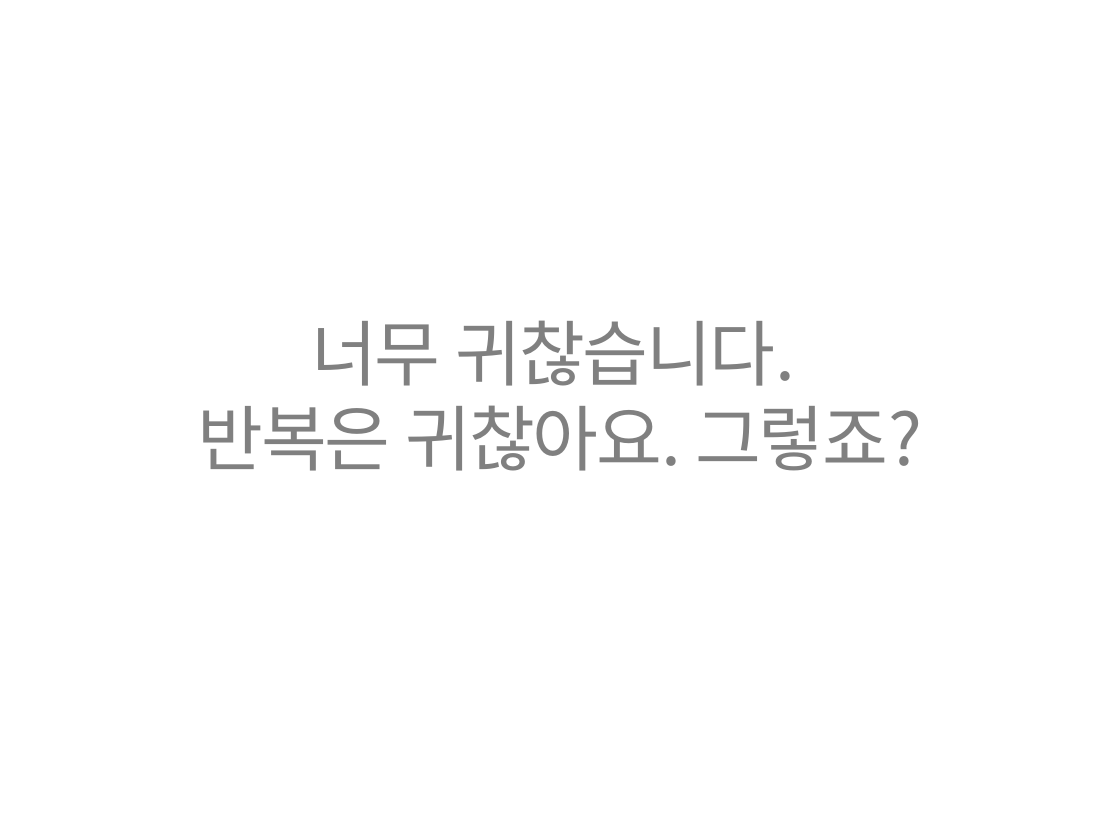
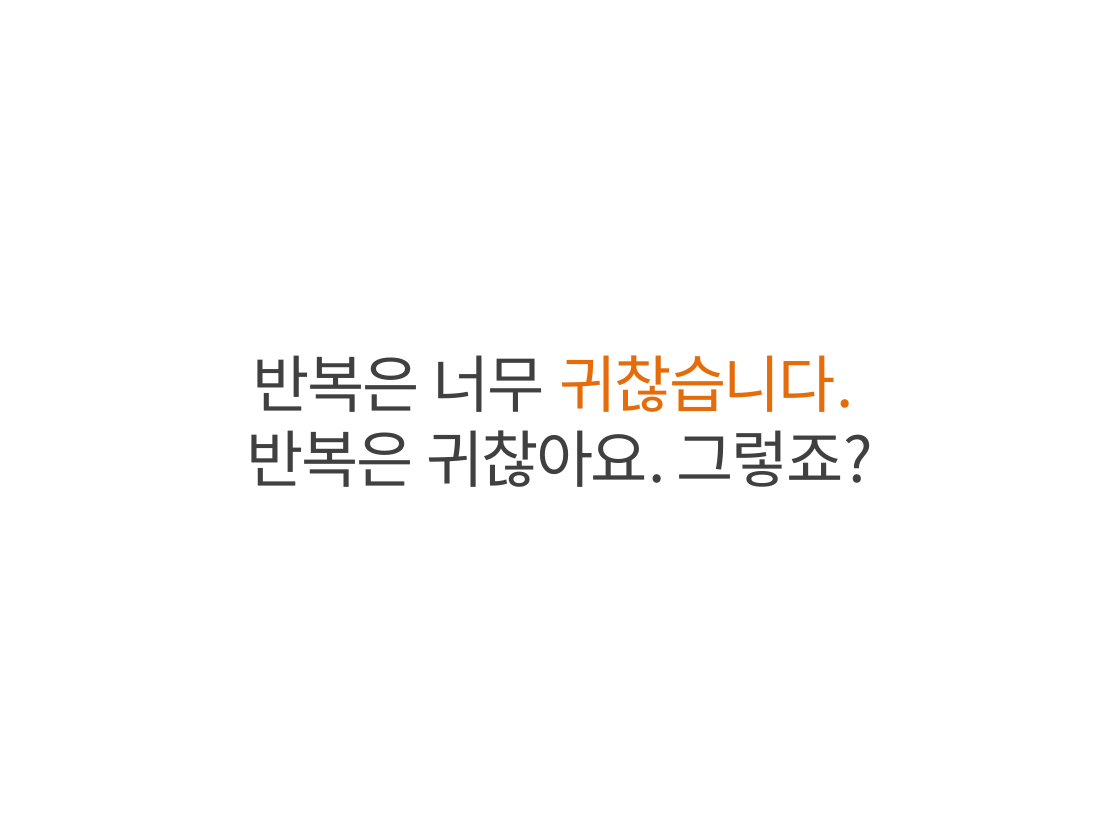
Before and after one commit to kwonkijun/python, a slide deck: slide 7 of 파이썬기초(PPT)/파이썬 기초 7강_반복문.pptx. Drawn at 1120x840 pixels with LibreOffice and Linux fonts; fonts in the diff are those of the drawing. Boxes give left, top, right and bottom in pixels: in the first picture for what was removed or moved away, otherwise in the second. Text is boxed around its words. In the diff, an @@ line names an element or a change of style, - is before the commit and + after.

```diff
--- a/파이썬기초(PPT)/파이썬 기초 7강_반복문.pptx
+++ b/파이썬기초(PPT)/파이썬 기초 7강_반복문.pptx
@@ text "반복은 너무 귀찮습니다.": place and size @@
-text "반복은 너무 귀찮습니다." at box(198, 320, 923, 471)
+text "반복은 너무 귀찮습니다." at box(247, 355, 873, 487)
@@ text at box(253, 355, 853, 412): text changed; size 46 to 40 pt; text colour #808080 to #E46C0A @@
-너무 귀찮습니다.
+반복은 너무 귀찮습니다.
@@ text at box(247, 430, 873, 487): size 46 to 40 pt, text colour #808080 to #404040 in "반복은 귀찮아요. 그렇죠?" @@
```
Also in this commit, not shown: 18 other slides changed, 39 other files.
